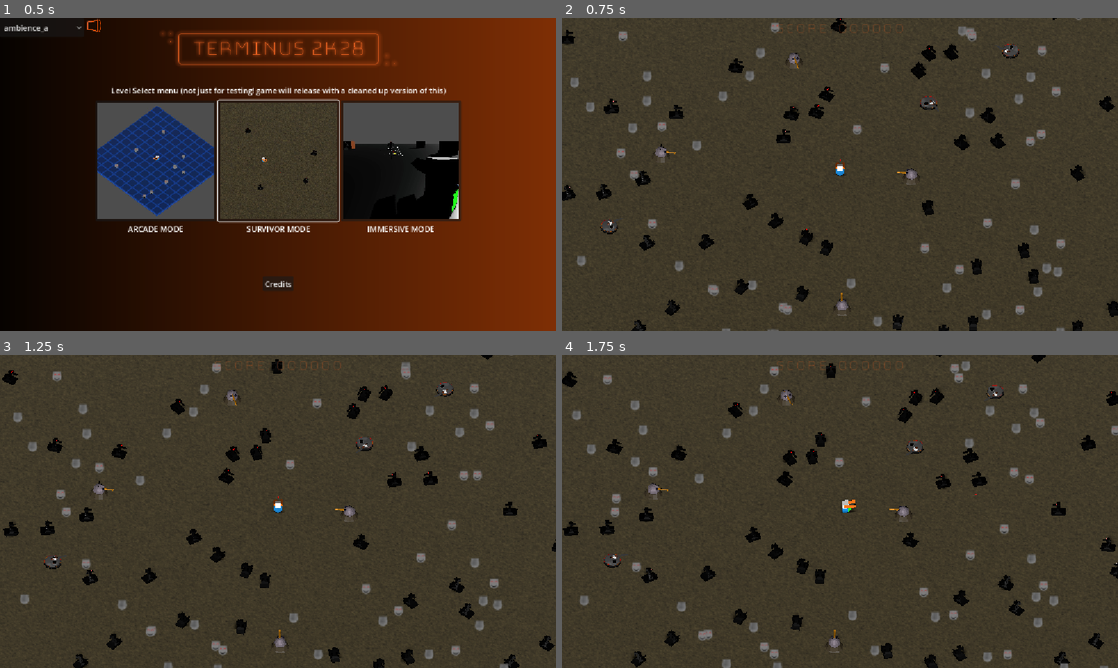
Above: before the commit, frames 1-4 (two rows, left to right).
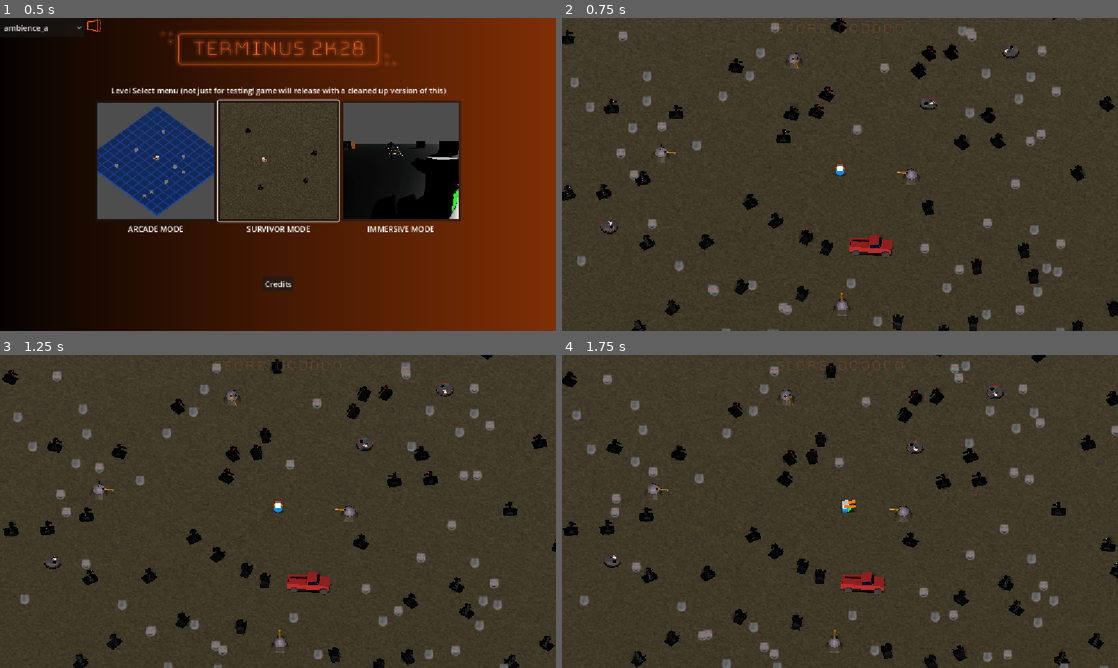
Above: after the commit, the same moments.

Repository: Gamkedo/terminus-2k28
Game: Godot game, scene res://level_menu.tscn
Two runs of this game, one before a commit and one after it. Both use one fixed random seed, a clock stepped at 60 frames per second and the inputs below.
Inputs (mouse positions are in pixels of both pictures, inside the frame that each line leads up to):
- Up to frame 1 (0.5 s): no input
- Up to frame 2 (0.75 s): click (840, 161) at 0.5 s
- Up to frame 3 (1.25 s): no input
- Up to frame 4 (1.75 s): move the mouse to (962, 495) at 1.27 s; press the mouse at (962, 495) at 1.28 s; hold D (walk_right) from 1.28 s (still down)

Frame 1 is identical in both runs. In frame 2, 0.4% of the frame differs, in the area x 51-60%, y 69-77%; in frame 3, 0.4%; in frame 4, 0.4%.

Commit message:
Destructible truck model

Diff:
--- a/Scenes - Levels/areaSurvivor.tscn
+++ b/Scenes - Levels/areaSurvivor.tscn
@@ -12,6 +12,7 @@
 [ext_resource type="Script" uid="uid://dvre2ude7y1fr" path="res://Scripts/gameplay/player/aim_component.gd" id="7_vx5xs"]
 [ext_resource type="PackedScene" uid="uid://b5v6q4hcakfxg" path="res://Scenes - UI/scoreGUI.tscn" id="8_ua6li"]
 [ext_resource type="PackedScene" uid="uid://vdwb0cf16yx0" path="res://Scenes - Objects/enemy_stationary_turret.tscn" id="11_vx5xs"]
+[ext_resource type="PackedScene" uid="uid://c4bxgkgn3crmk" path="res://Scenes - Objects/Scenery/truck_scenery.tscn" id="13_u40bk"]
 
 [sub_resource type="StandardMaterial3D" id="StandardMaterial3D_42ddl"]
 albedo_texture = ExtResource("1_hcq85")
@@ -1751,3 +1752,17 @@
 transform = Transform3D(1, 0, 0, 0, 1, 0, 0, 0, 1, 84.933105, 0.014439523, 79.62023)
 
 [node name="ScoreGUI" parent="." unique_id=614518007 instance=ExtResource("8_ua6li")]
+
+[node name="Scenery" type="Node3D" parent="." unique_id=1080259309]
+
+[node name="TruckScenery" parent="Scenery" unique_id=1339161382 instance=ExtResource("13_u40bk")]
+transform = Transform3D(0.52707475, 0, -0.60182405, 0, 0.8, 0, 0.60182405, 0, 0.52707475, 17.127256, -1.9073486e-06, 8.662942)
+
+[node name="TruckScenery2" parent="Scenery" unique_id=1474097806 instance=ExtResource("13_u40bk")]
+transform = Transform3D(0.73720866, 0, 0.31068194, 0, 0.8, 0, -0.31068194, 0, 0.73720866, -51.75477, -1.9073486e-06, -11.871673)
+
+[node name="TruckScenery3" parent="Scenery" unique_id=1247797618 instance=ExtResource("13_u40bk")]
+transform = Transform3D(-0.20815112, 0, -0.7724461, 0, 0.80000013, 0, 0.7724461, 0, -0.20815112, 22.605026, -1.9073486e-06, -60.05467)
+
+[node name="TruckScenery4" parent="Scenery" unique_id=1976637666 instance=ExtResource("13_u40bk")]
+transform = Transform3D(0.43197018, 0, -0.67335105, 0, 0.80000013, 0, 0.67335105, 0, 0.43197018, 73.57091, -1.9073486e-06, 64.355804)
--- /dev/null
+++ b/Scenes - Objects/Scenery/truck_scenery.tscn
@@ -0,0 +1,88 @@
+[gd_scene format=3 uid="uid://c4bxgkgn3crmk"]
+
+[ext_resource type="PackedScene" uid="uid://bfocsxw3ckdas" path="res://Models (game format)/truck.glb" id="1_s1cpr"]
+[ext_resource type="Script" uid="uid://eug6k1o7o52e" path="res://Scripts/gameplay/world/destructible_scenery.gd" id="1_wppp6"]
+[ext_resource type="PackedScene" uid="uid://bjoc5aa7xcnpi" path="res://Scenes - Particles/particle_smoke_puff.tscn" id="2_b84b4"]
+
+[sub_resource type="BoxShape3D" id="BoxShape3D_p0kgv"]
+size = Vector3(3.5045166, 3.4609985, 9.171509)
+
+[sub_resource type="Animation" id="Animation_wppp6"]
+length = 0.001
+tracks/0/type = "value"
+tracks/0/imported = false
+tracks/0/enabled = true
+tracks/0/path = NodePath("TruckModel:position")
+tracks/0/interp = 1
+tracks/0/loop_wrap = true
+tracks/0/keys = {
+"times": PackedFloat32Array(0),
+"transitions": PackedFloat32Array(1),
+"update": 0,
+"values": [Vector3(0, 2.0170522, 0)]
+}
+tracks/1/type = "value"
+tracks/1/imported = false
+tracks/1/enabled = true
+tracks/1/path = NodePath("TruckModel:rotation")
+tracks/1/interp = 1
+tracks/1/loop_wrap = true
+tracks/1/keys = {
+"times": PackedFloat32Array(0),
+"transitions": PackedFloat32Array(1),
+"update": 0,
+"values": [Vector3(0, 0, 0)]
+}
+
+[sub_resource type="Animation" id="Animation_b84b4"]
+resource_name = "destroy_anim"
+length = 0.36666667
+tracks/0/type = "value"
+tracks/0/imported = false
+tracks/0/enabled = true
+tracks/0/path = NodePath("TruckModel:position")
+tracks/0/interp = 1
+tracks/0/loop_wrap = true
+tracks/0/keys = {
+"times": PackedFloat32Array(0.0058517456, 0.13333334, 0.23333333, 0.36666667),
+"transitions": PackedFloat32Array(1, 1, 1, 1),
+"update": 0,
+"values": [Vector3(0, 2.0170522, 0), Vector3(1.701, 3.873, 0), Vector3(2.836, 3.067, 0), Vector3(3.452, 1.182, 0)]
+}
+tracks/1/type = "value"
+tracks/1/imported = false
+tracks/1/enabled = true
+tracks/1/path = NodePath("TruckModel:rotation")
+tracks/1/interp = 1
+tracks/1/loop_wrap = true
+tracks/1/keys = {
+"times": PackedFloat32Array(0.0058517456, 0.13333334, 0.23333333, 0.36666667),
+"transitions": PackedFloat32Array(1, 1, 1, 1),
+"update": 0,
+"values": [Vector3(0, 0, 0), Vector3(0, 0, -1.4909745), Vector3(0, 0, -2.349282), Vector3(0.25307274, 0, -3.047345)]
+}
+
+[sub_resource type="AnimationLibrary" id="AnimationLibrary_3ela8"]
+_data = {
+&"RESET": SubResource("Animation_wppp6"),
+&"destroy_anim": SubResource("Animation_b84b4")
+}
+
+[node name="TruckScenery" type="Node3D" unique_id=1339161382 groups=["enemy"]]
+transform = Transform3D(0.8, 0, 0, 0, 0.8, 0, 0, 0, 0.8, 0, 0, 0)
+script = ExtResource("1_wppp6")
+destroy_particles = Array[PackedScene]([ExtResource("2_b84b4")])
+
+[node name="TruckModel" parent="." unique_id=965362556 instance=ExtResource("1_s1cpr")]
+transform = Transform3D(0.9999998, 0, 0, 0, 1, 0, 0, 0, 0.9999998, 0, 2.0170522, 0)
+
+[node name="Area3D" type="Area3D" parent="." unique_id=712190734]
+transform = Transform3D(1, 0, 0, 0, 1, 0, 0, 0, 1, 0, 1.8312016, 0)
+collision_mask = 133
+
+[node name="CollisionShape3D" type="CollisionShape3D" parent="Area3D" unique_id=339122644]
+transform = Transform3D(1, 0, 0, 0, 1, 0, 0, 0, 1, -0.06756592, -0.06134796, 0.8689575)
+shape = SubResource("BoxShape3D_p0kgv")
+
+[node name="AnimationPlayer" type="AnimationPlayer" parent="." unique_id=1181080129]
+libraries/ = SubResource("AnimationLibrary_3ela8")
--- a/Scenes - Objects/enemy_dogelisk.tscn
+++ b/Scenes - Objects/enemy_dogelisk.tscn
@@ -3,7 +3,7 @@
 [ext_resource type="Script" uid="uid://b008lo0ge0ygv" path="res://Scripts/gameplay/enemies/enemy_spawner.gd" id="1_lbhcc"]
 [ext_resource type="Texture2D" uid="uid://dva4iw1cm5glk" path="res://Sprites/dogelisk.png" id="1_qq5r6"]
 [ext_resource type="PackedScene" uid="uid://dukkyn1bd7srm" path="res://Scenes - Objects/enemy_robodog.tscn" id="2_tmvns"]
-[ext_resource type="PackedScene" uid="uid://bjoc5aa7xcnpi" path="res://Scenes - Objects/particle_smoke_puff.tscn" id="3_thbgr"]
+[ext_resource type="PackedScene" uid="uid://bjoc5aa7xcnpi" path="res://Scenes - Particles/particle_smoke_puff.tscn" id="3_thbgr"]
 
 [sub_resource type="CylinderShape3D" id="CylinderShape3D_qq5r6"]
 height = 4.4575195
--- /dev/null
+++ b/Scripts/gameplay/world/destructible_scenery.gd
@@ -0,0 +1,19 @@
+## Scenery that can be destroyed
+extends Enemy
+
+## Particles to spawn when destroyed
+@export var destroy_particles: Array[PackedScene]
+
+@export var dest_anim_name: String = "destroy_anim"
+
+@onready var collider = $Area3D
+@onready var anim_player: AnimationPlayer = $AnimationPlayer
+
+func die() -> void:
+	if destroy_particles:
+		for part in destroy_particles:
+			var dest_parts = part.instantiate()
+			get_tree().current_scene.add_child(dest_parts)
+			dest_parts.global_position = global_position
+	collider.queue_free()
+	anim_player.play(dest_anim_name)
Binary file added: Models (game format)/truck.glb
Not shown, added: Models (game format)/truck.glb.import
Renamed: Scenes - Objects/particle_smoke_puff.tscn -> Scenes - Particles/particle_smoke_puff.tscn
Not shown, added: Scripts/gameplay/world/destructible_scenery.gd.uid
